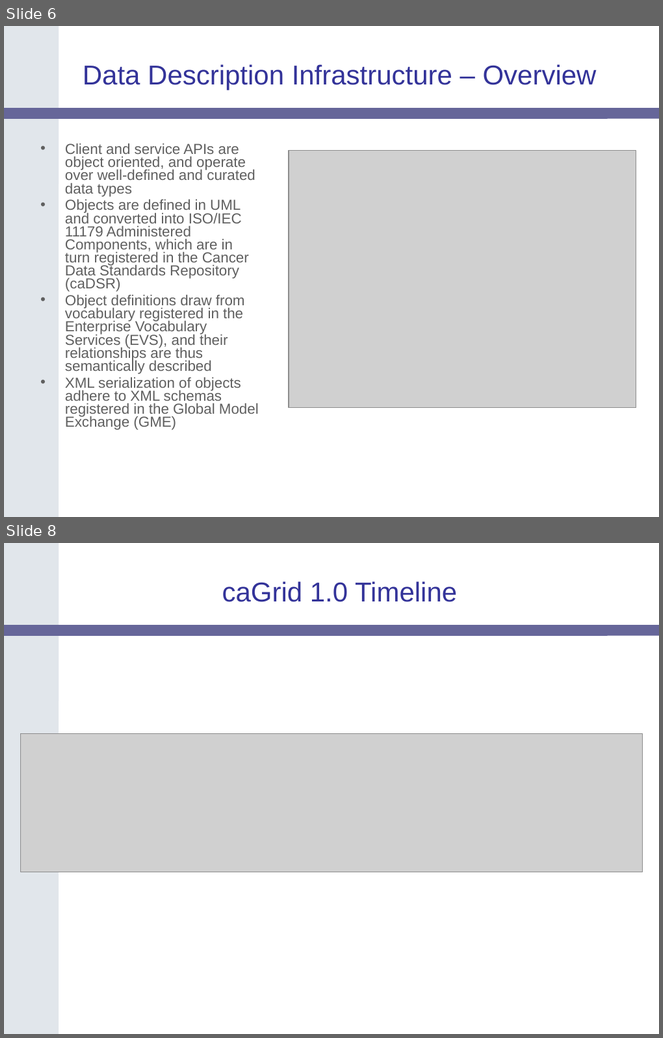
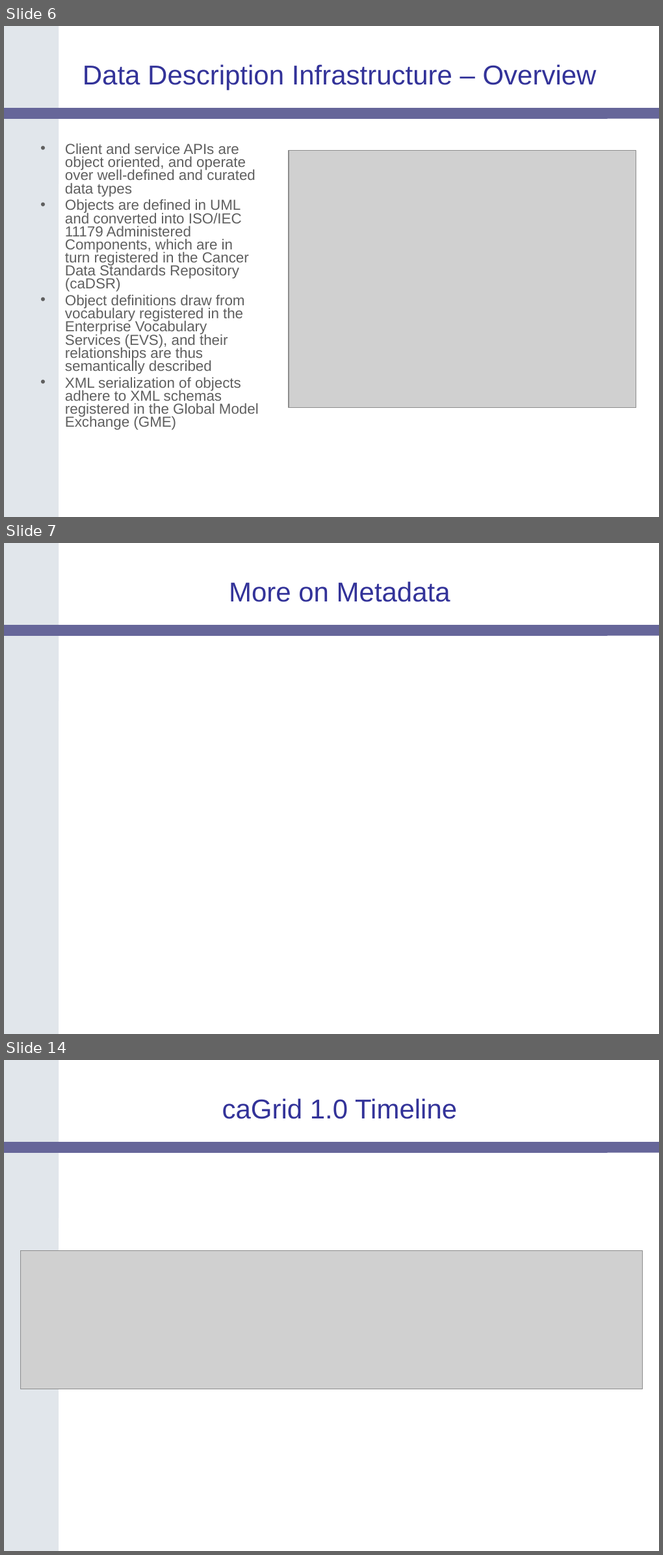
Before and after one commit to NCIP/cagrid-docs, a slide deck: presentations/200604_AnnualMeeting/caGrid-1.0-Architecture_caBIG-Annual-Meeting06.ppt. Shown one above the other, each under a label of ours: slides 6 and 8 before the commit, slides 6, 7 and 14 after it; the slides between them are not shown. The pictures are 663x1038 and 663x1555 pixels, drawn with LibreOffice and Linux fonts; fonts in the diff are those of the drawing; grey boxes stand for pictures; background and template pictures are left out. Boxes give left, top, right and bottom in pixels: in the first picture for what was removed or moved away, otherwise in the second. Text is boxed around its words. In the diff, an @@ line names an element or a change of style, - is before the commit and + after.

```diff
--- a/presentations/200604_AnnualMeeting/caGrid-1.0-Architecture_caBIG-Annual-Meeting06.ppt
+++ b/presentations/200604_AnnualMeeting/caGrid-1.0-Architecture_caBIG-Annual-Meeting06.ppt
@@ slide 7 added at box(4, 543, 659, 1034), background #FFFFFF; not listed: 2 template elements that a slide beside it also shows @@
@@ title added at box(229, 581, 451, 602), 30 pt, text #333399 @@
+More on Metadata
@@ what was slide 8 is now slide 14 @@
```
Also in this commit, not shown: 2 slides changed, 6 other slides added, 1 slide removed, 1 other file.
